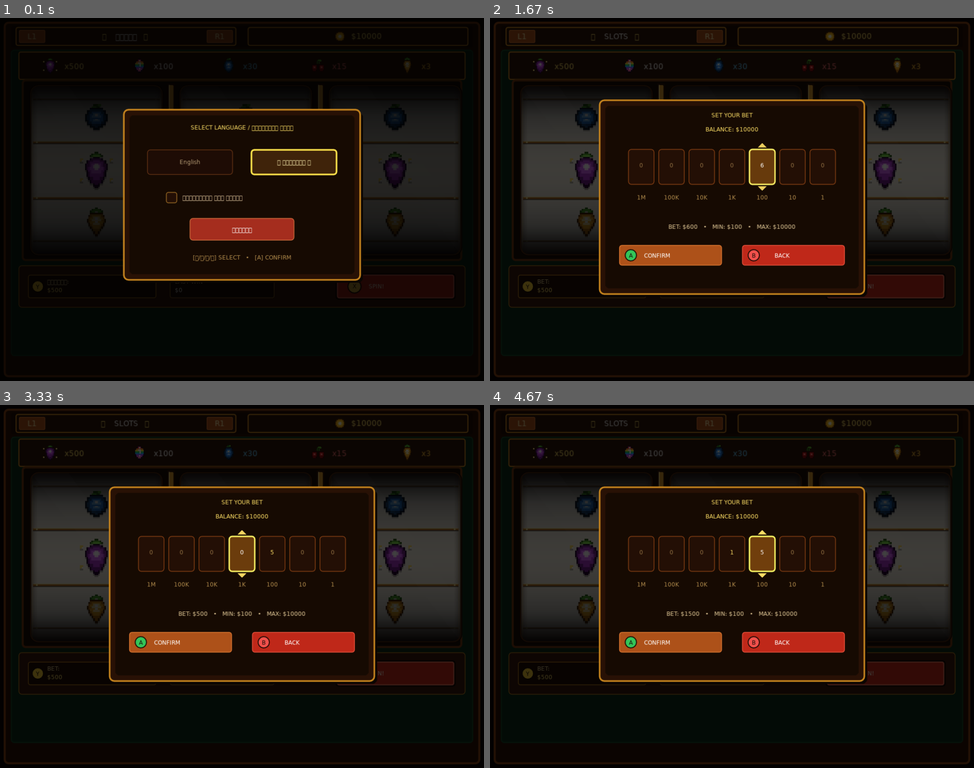
Above: before the commit, frames 1-4 (two rows, left to right).
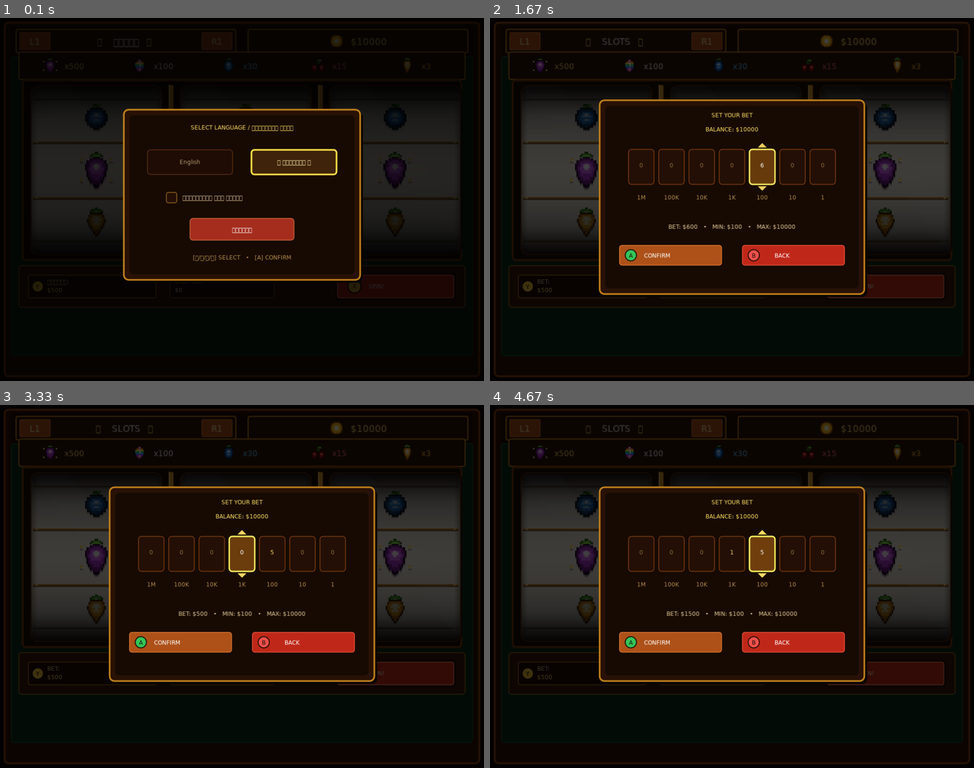
Above: after the commit, the same moments.

Repository: byMr712/SlotGame-PortMaster
Game: LÖVE game, started from casino/main.lua
The game is run twice, just before and just after one commit, with the same random seed, the same clock (stepped at 60 frames per second) and the same inputs.
Inputs:
- Up to frame 1 (0.1 s): no input
- Up to frame 2 (1.67 s): hold Right 0.33-0.8 s; click "PLAY" at 0.88 s; tap Y at 1.17 s; hold Up from 1.5 s (still down)
- Up to frame 3 (3.33 s): release Up at 1.8 s; hold Right 1.83-2.3 s; hold Left 2.33-2.87 s; hold Down 2.9-3.2 s; hold Left from 3.23 s (still down)
- Up to frame 4 (4.67 s): release Left at 3.63 s; hold Up 3.67-4.03 s; hold Right from 4.07 s (still down)

The runs differ from the first frame. In frame 1, 0.2% of the frame differs, in the area x 3-97%, y 2-10%; in frame 2, 1.3%; in frame 3, 1.3%; in frame 4, 1.3%.

Commit message:
fix(ui): expand top bar windows downward to 50px height, lower position to y=24, and enlarge fonts and icons

Diff:
--- a/casino/main.lua
+++ b/casino/main.lua
@@ -55,23 +55,25 @@
     love.graphics.setLineWidth(1)
 
     -- Сукно зала
+    local feltY = 82
+    local feltH = 632
     love.graphics.setColor(0.05, 0.18, 0.1)
-    love.graphics.rectangle("fill", 24, 68, 976, 646, 6)
+    love.graphics.rectangle("fill", 24, feltY, 976, feltH, 6)
     love.graphics.setColor(0.08, 0.28, 0.15)
     love.graphics.setLineWidth(2)
-    love.graphics.rectangle("line", 24, 68, 976, 646, 6)
+    love.graphics.rectangle("line", 24, feltY, 976, feltH, 6)
     love.graphics.setLineWidth(1)
 
-    -- 2. Верхняя панель: Вкладки L1/R1 + Баланс (два широких окна по центру)
+    -- 2. Верхняя панель: Вкладки L1/R1 + Баланс (два широких и высоких окна по центру)
     love.graphics.setColor(0.12, 0.05, 0.02)
-    love.graphics.rectangle("fill", 24, 16, 976, 46, 4)
-
-    -- Вкладка залов (широкое окно слева от центра: 465x38 на x=34)
+    love.graphics.rectangle("fill", 24, 18, 976, 62, 4)
+
+    -- Вкладка залов (широкое окно слева от центра: 465x50 на x=34, y=24)
     local roomNames = { i18n.t("tab_slots"), i18n.t("tab_bj"), i18n.t("tab_roulette"), i18n.t("tab_poker") }
     local leftX = 34
-    local winY = 20
+    local winY = 24
     local winW = 465
-    local winH = 38
+    local winH = 50
 
     love.graphics.setColor(0.18, 0.08, 0.03)
     love.graphics.rectangle("fill", leftX, winY, winW, winH, 4)
@@ -80,40 +82,44 @@
     love.graphics.rectangle("line", leftX, winY, winW, winH, 4)
     love.graphics.setLineWidth(1)
 
-    local btnW = 56
-    local btnH = 28
-    local btnY = 25
+    local btnW = 66
+    local btnH = 38
+    local btnY = winY + (winH - btnH) / 2
 
     -- Кнопка L1
     love.graphics.setColor(0.08, 0.03, 0.01)
-    love.graphics.rectangle("fill", leftX + 6, btnY, btnW, btnH, 3)
+    love.graphics.rectangle("fill", leftX + 7, btnY, btnW, btnH, 3)
     love.graphics.setColor(0.68, 0.32, 0.1)
-    love.graphics.rectangle("fill", leftX + 7, btnY + 1, btnW - 2, btnH - 2, 2)
+    love.graphics.rectangle("fill", leftX + 8, btnY + 1, btnW - 2, btnH - 2, 2)
     love.graphics.setColor(0.9, 0.5, 0.2)
-    love.graphics.rectangle("line", leftX + 7, btnY + 1, btnW - 2, btnH - 2, 2)
+    love.graphics.rectangle("line", leftX + 8, btnY + 1, btnW - 2, btnH - 2, 2)
 
     local font = love.graphics.getFont()
+    local fontH = font and font:getHeight() or 12
     love.graphics.setColor(1, 0.95, 0.7)
     local l1Str = "L1"
-    local l1w = (font and font:getWidth(l1Str) or 16) * 1.3
-    love.graphics.print(l1Str, leftX + 6 + btnW / 2 - l1w / 2, btnY + 4, 0, 1.3, 1.3)
+    local l1w = (font and font:getWidth(l1Str) or 16) * 1.5
+    local l1h = fontH * 1.5
+    love.graphics.print(l1Str, leftX + 7 + btnW / 2 - l1w / 2, btnY + btnH / 2 - l1h / 2, 0, 1.5, 1.5)
 
     -- Название текущего зала со стрелками ◄   НАЗВАНИЕ   ► (по центру между кнопками)
     local innerCenter = 267
     local curRoom = roomNames[activeTab]
-    local tw = (font and font:getWidth(curRoom) or (#curRoom * 8)) * 1.3
+    local tw = (font and font:getWidth(curRoom) or (#curRoom * 8)) * 1.55
+    local th = fontH * 1.55
+    local roomTextY = winY + winH / 2 - th / 2
 
     love.graphics.setColor(1, 0.88, 0.4)
-    love.graphics.print("◄", innerCenter - tw / 2 - 28, 29, 0, 1.25, 1.25)
+    love.graphics.print("◄", innerCenter - tw / 2 - 34, roomTextY, 0, 1.45, 1.45)
 
     love.graphics.setColor(1, 1, 1)
-    love.graphics.print(curRoom, innerCenter - tw / 2, 29, 0, 1.3, 1.3)
+    love.graphics.print(curRoom, innerCenter - tw / 2, roomTextY, 0, 1.55, 1.55)
 
     love.graphics.setColor(1, 0.88, 0.4)
-    love.graphics.print("►", innerCenter + tw / 2 + 14, 29, 0, 1.25, 1.25)
+    love.graphics.print("►", innerCenter + tw / 2 + 16, roomTextY, 0, 1.45, 1.45)
 
     -- Кнопка R1
-    local r1X = leftX + winW - btnW - 6
+    local r1X = leftX + winW - btnW - 7
     love.graphics.setColor(0.08, 0.03, 0.01)
     love.graphics.rectangle("fill", r1X, btnY, btnW, btnH, 3)
     love.graphics.setColor(0.68, 0.32, 0.1)
@@ -123,14 +129,15 @@
 
     love.graphics.setColor(1, 0.95, 0.7)
     local r1Str = "R1"
-    local r1w = (font and font:getWidth(r1Str) or 16) * 1.3
-    love.graphics.print(r1Str, r1X + btnW / 2 - r1w / 2, btnY + 4, 0, 1.3, 1.3)
-
-    -- Окно баланса (широкое окно справа от центра: 465x38 на x=525)
+    local r1w = (font and font:getWidth(r1Str) or 16) * 1.5
+    local r1h = fontH * 1.5
+    love.graphics.print(r1Str, r1X + btnW / 2 - r1w / 2, btnY + btnH / 2 - r1h / 2, 0, 1.5, 1.5)
+
+    -- Окно баланса (широкое окно справа от центра: 465x50 на x=525, y=24)
     local balX = 525
-    local balY = 20
+    local balY = winY
     local balW = 465
-    local balH = 38
+    local balH = winH
 
     love.graphics.setColor(0.18, 0.08, 0.03)
     love.graphics.rectangle("fill", balX, balY, balW, balH, 4)
@@ -141,14 +148,15 @@
 
     -- Монетка и сумма баланса крупно по центру окна
     local balStr = economy.getBalanceFormatted()
-    local btw = (font and font:getWidth(balStr) or (#balStr * 8)) * 1.35
-    local coinSize = 24
-    local totalContentW = coinSize + 12 + btw
+    local btw = (font and font:getWidth(balStr) or (#balStr * 8)) * 1.6
+    local bth = fontH * 1.6
+    local coinSize = 32
+    local totalContentW = coinSize + 14 + btw
     local contentStartX = balX + (balW - totalContentW) / 2
 
     sprites.draw("coin", contentStartX + coinSize / 2, balY + balH / 2, coinSize)
     love.graphics.setColor(1, 0.88, 0.4)
-    love.graphics.print(balStr, contentStartX + coinSize + 12, balY + 8, 0, 1.35, 1.35)
+    love.graphics.print(balStr, contentStartX + coinSize + 14, balY + balH / 2 - bth / 2, 0, 1.6, 1.6)
 
     -- 3. Отрисовка активной комнаты
     if activeTab == 1 then
@@ -275,7 +283,7 @@
     end
 
     -- 2. Верхняя панель: Переключение залов и баланс
-    if y >= 16 and y <= 62 then
+    if y >= 18 and y <= 80 then
         if x >= 34 and x <= 499 then
             if x <= 267 then
                 handleGlobalInput("prev_tab")
--- a/casino/src/games/poker.lua
+++ b/casino/src/games/poker.lua
@@ -202,12 +202,12 @@
 function poker.draw()
     local font = love.graphics.getFont()
 
-    -- Таблица комбинаций сверху (расширена вниз, высота 58px, увеличенный шрифт в латунных ячейках)
+    -- Таблица комбинаций сверху (высота 52px, внутри сукна)
     love.graphics.setColor(0.18, 0.08, 0.03)
-    love.graphics.rectangle("fill", 40, 74, 944, 58, 4)
+    love.graphics.rectangle("fill", 40, 86, 944, 52, 4)
     love.graphics.setColor(0.78, 0.52, 0.12)
     love.graphics.setLineWidth(2)
-    love.graphics.rectangle("line", 40, 74, 944, 58, 4)
+    love.graphics.rectangle("line", 40, 86, 944, 52, 4)
     love.graphics.setLineWidth(1)
 
     local combos = {
@@ -222,8 +222,8 @@
     local gap = 8
     local totalW = 944 - padX * 2
     local cellW = math.floor((totalW - (#combos - 1) * gap) / #combos)
-    local cellH = 46
-    local cellY = 80
+    local cellH = 42
+    local cellY = 91
 
     for i, c in ipairs(combos) do
         local bx = 40 + padX + (i - 1) * (cellW + gap)
--- a/casino/src/games/roulette.lua
+++ b/casino/src/games/roulette.lua
@@ -543,25 +543,25 @@
 function roulette.draw()
     local font = love.graphics.getFont()
 
-    -- 1. Верхняя латунная плашка истории (расширена вниз, высота 54px, без подсказок справа)
+    -- 1. Верхняя латунная плашка истории (высота 52px, внутри сукна, без подсказок справа)
     love.graphics.setColor(0.18, 0.08, 0.03)
-    love.graphics.rectangle("fill", 40, 74, 944, 54, 4)
+    love.graphics.rectangle("fill", 40, 86, 944, 52, 4)
     love.graphics.setColor(0.78, 0.52, 0.12)
     love.graphics.setLineWidth(2)
-    love.graphics.rectangle("line", 40, 74, 944, 54, 4)
+    love.graphics.rectangle("line", 40, 86, 944, 52, 4)
     love.graphics.setLineWidth(1)
 
     -- Подпись HISTORY: (золотой фирменный шрифт в стиле остальных залов)
     local histLabel = i18n.t("history") .. ":"
     local htw = font and font:getWidth(histLabel) or (#histLabel * 8)
     love.graphics.setColor(1, 0.88, 0.4)
-    love.graphics.print(histLabel, 54, 92, 0, 1.15, 1.15)
+    love.graphics.print(histLabel, 54, 100, 0, 1.15, 1.15)
 
     -- Увеличенные значки выпавших цифр
     local badgeStartX = 54 + htw * 1.15 + 14
     local badgeW = 38
     local badgeH = 36
-    local badgeY = 83
+    local badgeY = 92
 
     for i, item in ipairs(roulette.history) do
         if i > 8 then break end
@@ -598,7 +598,7 @@
     if roulette.statusText ~= "" then
         local stw = font and font:getWidth(roulette.statusText) or (#roulette.statusText * 8)
         love.graphics.setColor(1, 0.88, 0.4)
-        love.graphics.print(roulette.statusText, 960 - stw, 92)
+        love.graphics.print(roulette.statusText, 960 - stw, 100)
     end
 
     -- Расчет плавного зума и центровки на всё свободное пространство экрана
